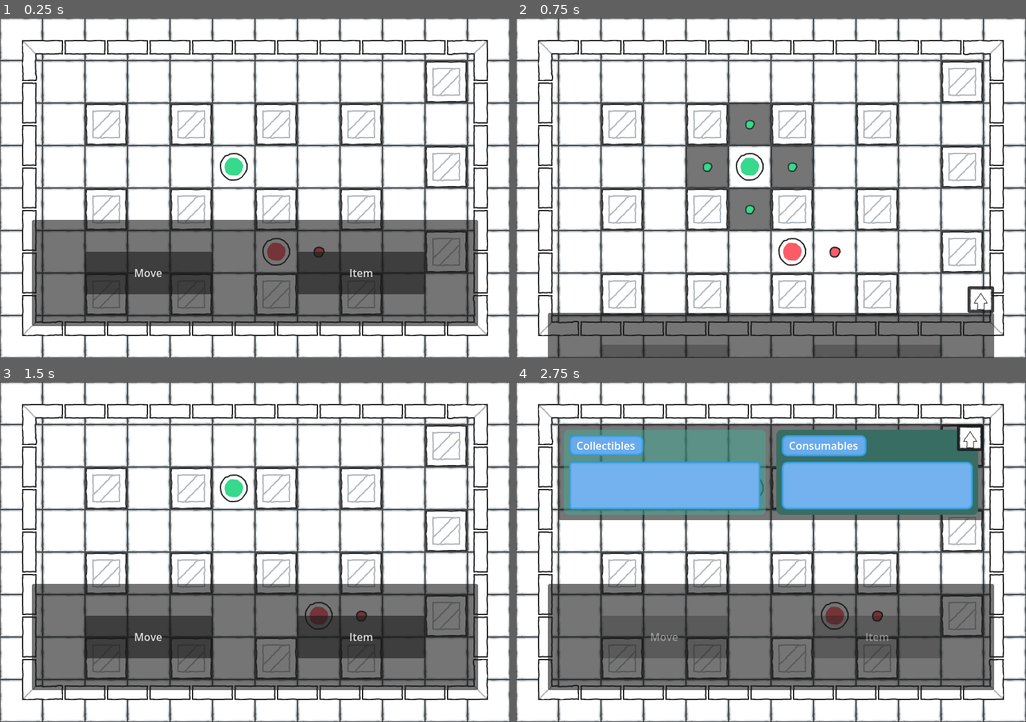
Above: before the commit, frames 1-4 (two rows, left to right).
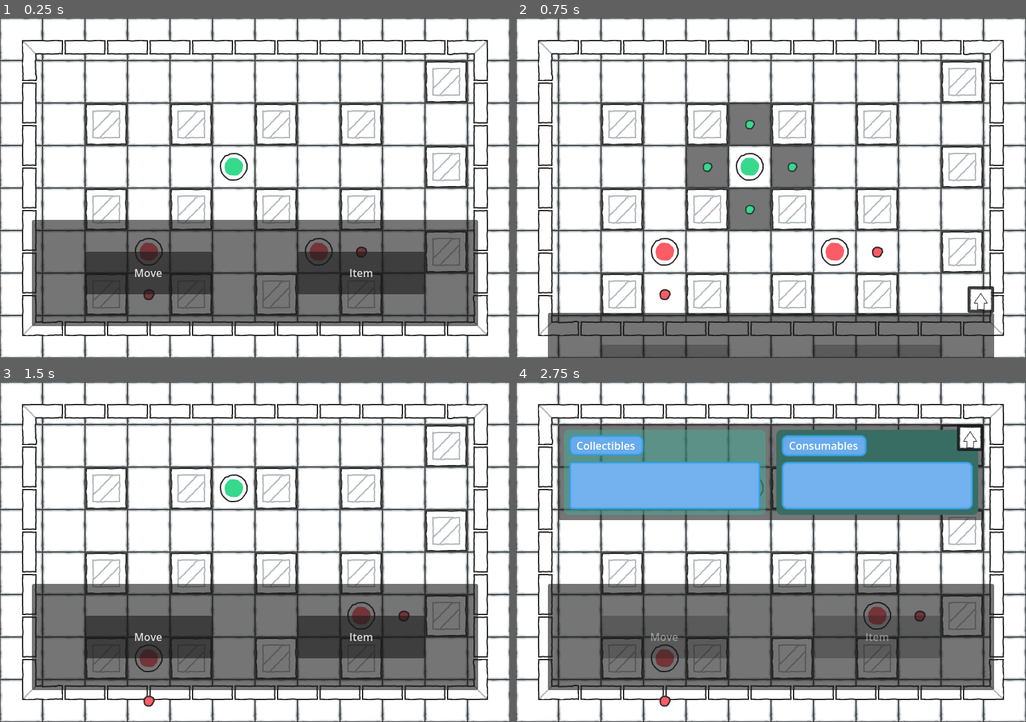
Above: after the commit, the same moments.

Repository: MagicOwl-Games/programmatura-definitive
Game: Godot game, scene res://Root.tscn
Two runs of this game, one before a commit and one after it. Both use one fixed random seed, a clock stepped at 60 frames per second and the inputs below.
Inputs (mouse positions are in pixels of both pictures, inside the frame that each line leads up to):
- Up to frame 1 (0.25 s): no input
- Up to frame 2 (0.75 s): click "Move" at 0.5 s
- Up to frame 3 (1.5 s): click (234, 487) at 1.25 s
- Up to frame 4 (2.75 s): click "Item" at 2 s

The runs differ from the first frame. In frame 1, 0.7% of the frame differs, in the area x 26-73%, y 64-84%; in frame 2, 0.8%; in frame 3, 0.7%; in frame 4, 0.8%.

Commit message:
feat: enemy fixed movement - vertical

Diff:
--- a/scenes/stages/StageOne.tscn
+++ b/scenes/stages/StageOne.tscn
@@ -1735,4 +1735,8 @@
 position = Vector2(352, 224)
 
 [node name="Enemy" parent="." unique_id=1794450006 instance=ExtResource("3_fceun")]
-position = Vector2(416, 352)
+position = Vector2(480, 352)
+
+[node name="Enemy2" parent="." unique_id=848933229 instance=ExtResource("3_fceun")]
+position = Vector2(224, 352)
+movement_type = 1
--- a/scripts/enemy.gd
+++ b/scripts/enemy.gd
@@ -38,7 +38,9 @@
 
 enum Move_Direction {
 	LEFT = -1,
-	RIGHT = 1
+	RIGHT = 1,
+	DOWN = 1,
+	UP = -1
 }
 
 @onready var up_raycast: RayCast2D = $MovementArea/UpRayCast2D;
@@ -155,19 +157,22 @@
 			if current_enemy_x == -1:
 				move_direction = Move_Direction.RIGHT;
 
-			print("move_direction is %s" % move_direction);
 			current_enemy_x += move_direction;
-			print("current enemy x is %s" % current_enemy_x);
-
-			pass;
+			self.position.x += (move_direction * TILE_SIZE);
 		Enemy_Movement_Type.VERTICAL:
-			pass;
+			print("enemy2 move direction is %s" % move_direction);
+			if current_enemy_y == -1:
+				move_direction = Move_Direction.DOWN;
+			if current_enemy_y == 1:
+				move_direction = Move_Direction.UP;
+
+			current_enemy_y += move_direction;
+			self.position.y += (move_direction * TILE_SIZE);
 		Enemy_Movement_Type.L_SHAPED:
 			pass;
 		Enemy_Movement_Type.FOUR_WAY:
 			pass;
 
-	self.position.x += (move_direction * TILE_SIZE);
 
 # TODO: this logic should be a helper, it's duplicated
 func init_detection_area() -> void:
